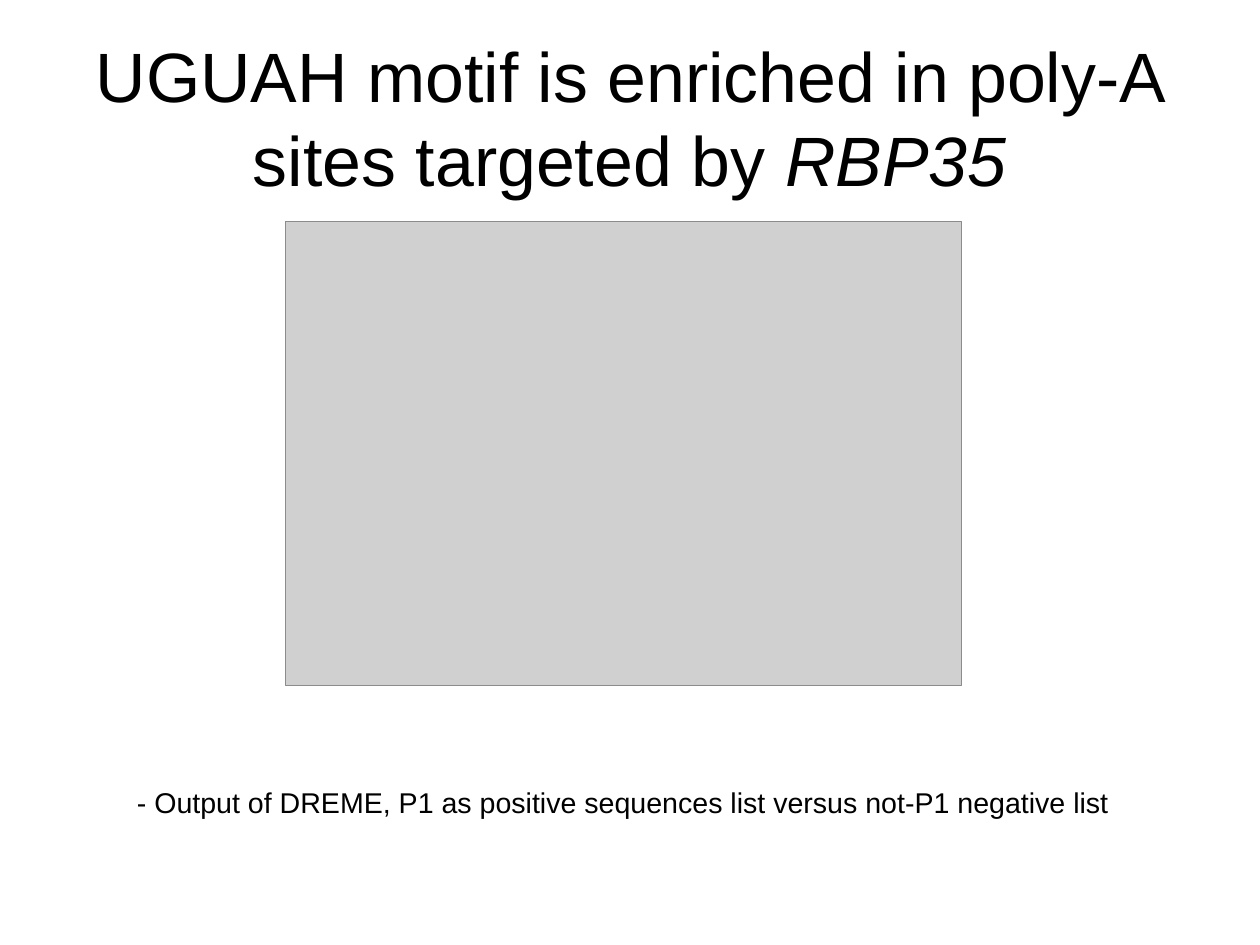
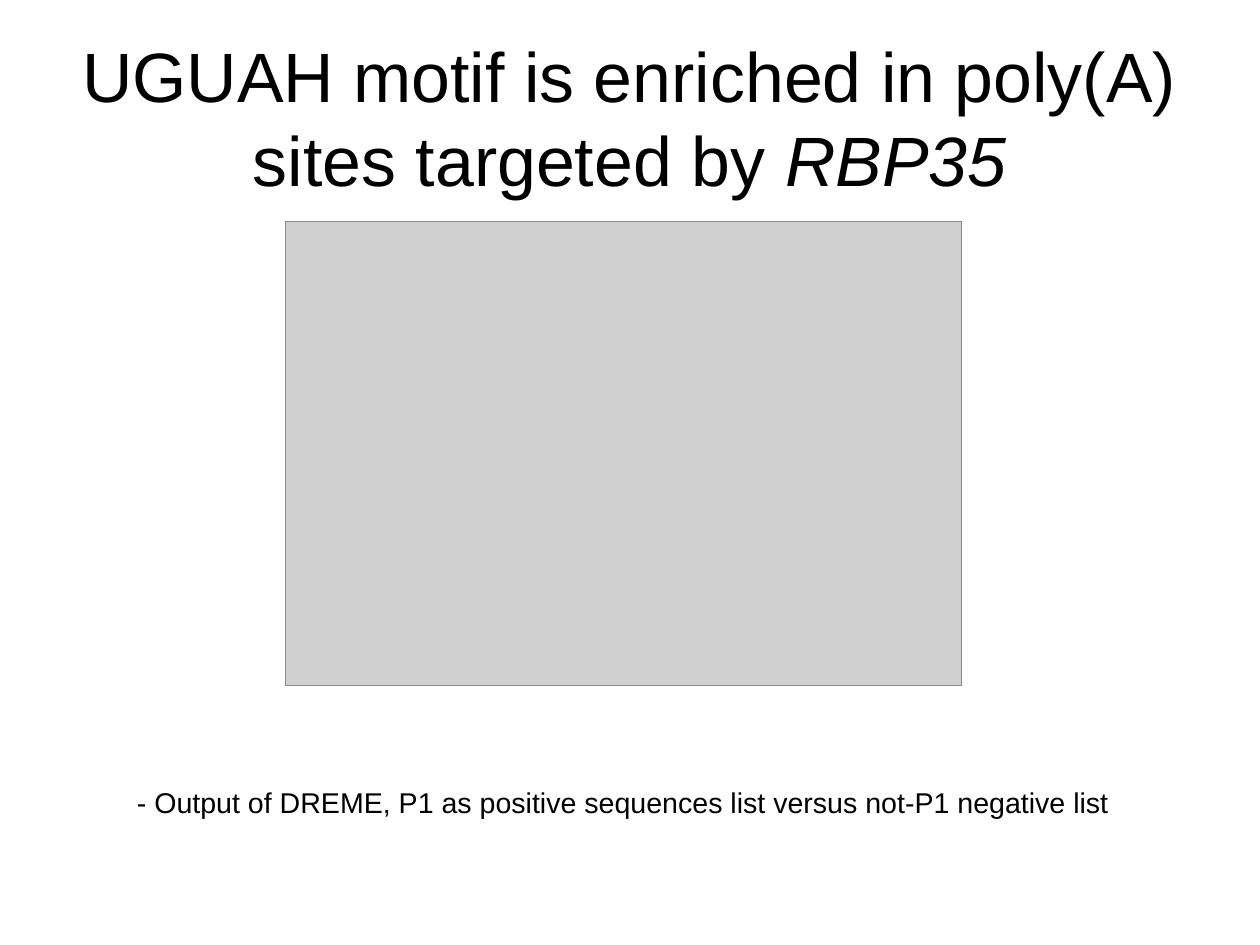
Before and after one commit to wilkinsonlab/m-oryzae-polya, a slide deck: slide 41 of doc/oryzae_presentation.odp (slide 38 before the commit). Drawn at 1260x945 pixels with LibreOffice and Linux fonts; fonts in the diff are those of the drawing; grey boxes stand for pictures. Boxes give left, top, right and bottom in pixels: in the first picture for what was removed or moved away, otherwise in the second. Text is boxed around its words. In the diff, an @@ line names an element or a change of style, - is before the commit and + after.

```diff
--- a/doc/oryzae_presentation.odp
+++ b/doc/oryzae_presentation.odp
@@ title at bbox=[82, 51, 1176, 199]: text changed @@
-UGUAH motif is enriched in poly-A sites targeted by RBP35
+UGUAH motif is enriched in poly(A) sites targeted by RBP35
```
Also in this commit, not shown: 30 other slides changed, 3 slides added, 3 other files.
